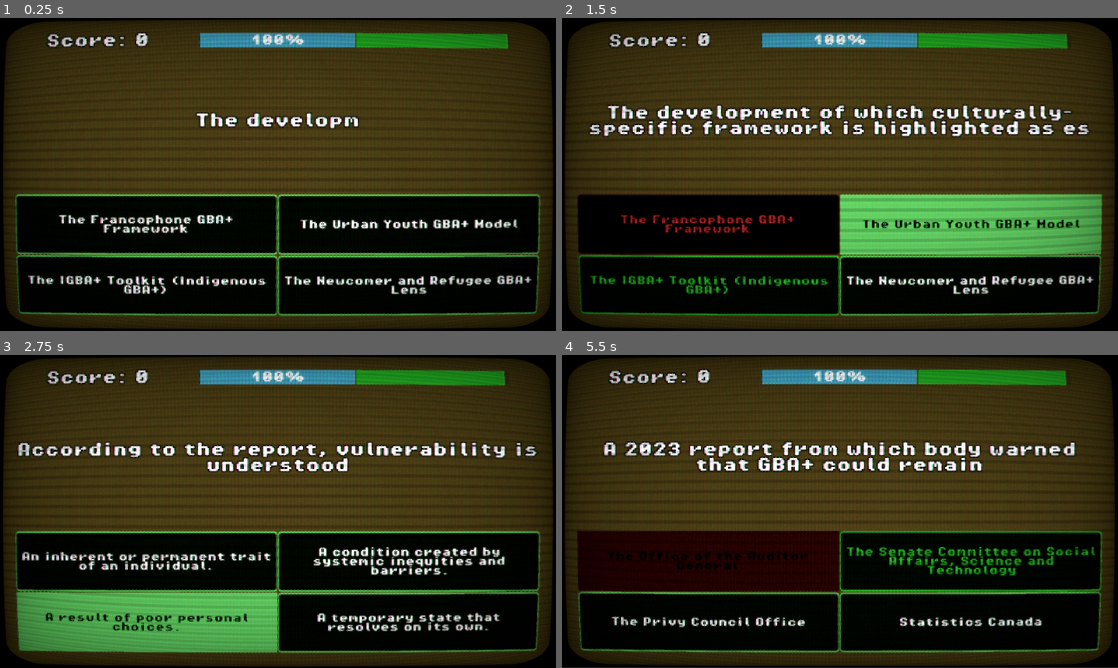
Above: before the commit, frames 1-4 (two rows, left to right).
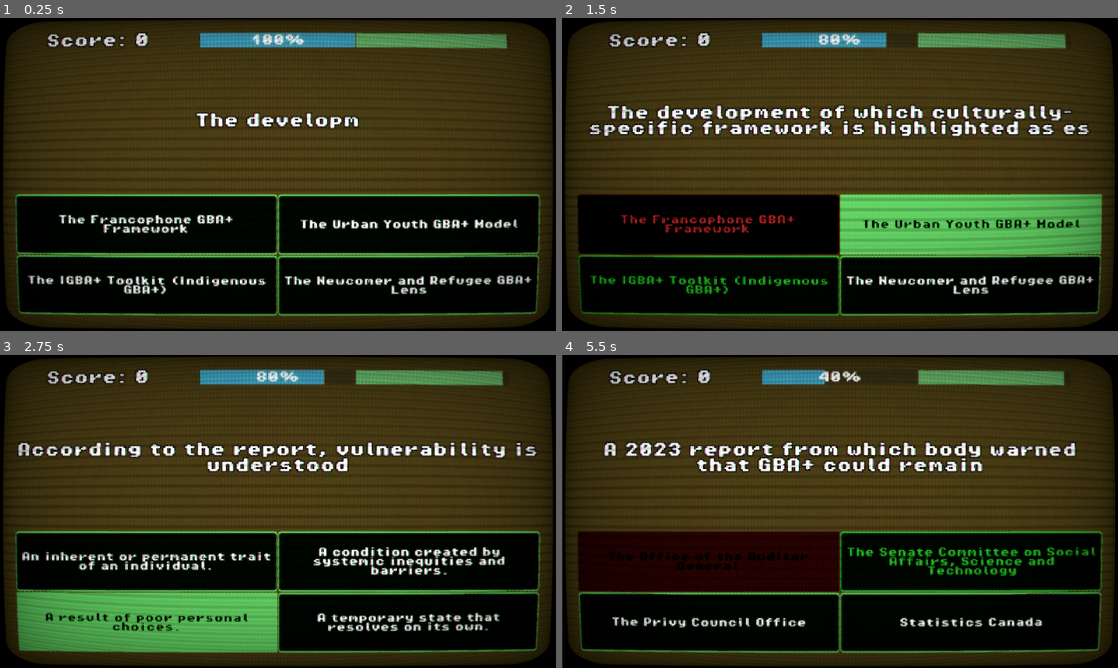
Above: after the commit, the same moments.

Repository: nzach123/multiplechoicequizgame_01a
Game: Godot game, scene res://scenes/quiz_scene.tscn
Two runs of this game, one before a commit and one after it. Both use one fixed random seed, a clock stepped at 60 frames per second and the inputs below. Sound files missing from this copy of the repository are replaced by a short silence.
Inputs:
- Up to frame 1 (0.25 s): no input
- Up to frame 2 (1.5 s): click "The Francophone GBA+ Framework" at 0.5 s; click "The Urban Youth GBA+ Model" at 1.25 s
- Up to frame 3 (2.75 s): click "The IGBA+ Toolkit (Indigenous…" at 2 s
- Up to frame 4 (5.5 s): click "An inherent or permanent trai…" at 2.75 s; click "A result of poor personal cho…" at 3.5 s; click "A temporary state that resolv…" at 4.25 s; click "The Office of the Auditor Gen…" at 5 s

The runs differ from the first frame. In frame 1, 1.2% of the frame differs, in the area x 64-92%, y 4-10%; in frame 2, 1.7%; in frame 3, 1.7%; in frame 4, 9.0%, in the area x 0-100%, y 0-100%.

Commit message:
Add audio feedback and CRT shader to AAR and quiz scenes
Introduced new audio loops and sound effects for result and click actions in the AAR screen, and added a CRT shader overlay for visual effect. Enhanced GameSession logic with round timer, improved audio feedback for correct and wrong answers, and updated UI feedback and integrity handling. Updated scene files to include new audio nodes, shader resources, and timer setup.

Diff:
--- a/scenes/AARScreen.tscn
+++ b/scenes/AARScreen.tscn
@@ -1,7 +1,34 @@
-[gd_scene load_steps=3 format=3 uid="uid://befnihtjxwy32"]
+[gd_scene load_steps=7 format=3 uid="uid://befnihtjxwy32"]
 
 [ext_resource type="Theme" uid="uid://dmi3jf6jonyoq" path="res://resources/themes/title_theme.tres" id="1_3dr1d"]
 [ext_resource type="Script" uid="uid://cenn0lxa0jbxw" path="res://scripts/AARScreen.gd" id="1_ytt3w"]
+[ext_resource type="Shader" uid="uid://catxjmc45pfvr" path="res://resources/shaders/crt_screen.gdshader" id="3_bddxc"]
+[ext_resource type="AudioStream" uid="uid://cwi8tg0tp5a6h" path="res://assets/audio/ClickSFX/click_003.ogg" id="4_mtiue"]
+[ext_resource type="AudioStream" uid="uid://btcgxsqgjs5sa" path="res://assets/audio/ClickSFX/scroll_004.ogg" id="5_0bl5x"]
+
+[sub_resource type="ShaderMaterial" id="ShaderMaterial_luru2"]
+shader = ExtResource("3_bddxc")
+shader_parameter/overlay = true
+shader_parameter/scanlines_opacity = 0.2
+shader_parameter/scanlines_width = 0.25
+shader_parameter/grille_opacity = 0.15
+shader_parameter/resolution = Vector2(640, 480)
+shader_parameter/pixelate = true
+shader_parameter/roll = true
+shader_parameter/roll_speed = 0.0
+shader_parameter/roll_size = 15.0
+shader_parameter/roll_variation = 1.8
+shader_parameter/distort_intensity = 0.0
+shader_parameter/noise_opacity = 0.0
+shader_parameter/noise_speed = 5.0
+shader_parameter/static_noise_intensity = 0.02
+shader_parameter/aberration = 0.00500005
+shader_parameter/brightness = 1.4
+shader_parameter/discolor = true
+shader_parameter/warp_amount = 0.11
+shader_parameter/clip_warp = false
+shader_parameter/vignette_intensity = 0.3
+shader_parameter/vignette_opacity = 0.5
 
 [node name="AarScreen" type="Control"]
 layout_mode = 3
@@ -60,12 +87,14 @@
 layout_mode = 2
 tooltip_text = "REDEPLOY"
 theme = ExtResource("1_3dr1d")
+theme_override_font_sizes/font_size = 64
 text = "REDEPLOY"
 
 [node name="MenuButton" type="Button" parent="VBoxContainer"]
 layout_mode = 2
 tooltip_text = "REDEPLOY"
 theme = ExtResource("1_3dr1d")
+theme_override_font_sizes/font_size = 64
 text = "RETURN TO HQ"
 
 [node name="MistakesHeaderLabel" type="Label" parent="VBoxContainer"]
@@ -80,3 +109,22 @@
 
 [node name="VBoxContainer" type="VBoxContainer" parent="VBoxContainer/ScrollContainer"]
 layout_mode = 2
+
+[node name="CRTScreen" type="ColorRect" parent="."]
+material = SubResource("ShaderMaterial_luru2")
+layout_mode = 1
+anchors_preset = 15
+anchor_right = 1.0
+anchor_bottom = 1.0
+grow_horizontal = 2
+grow_vertical = 2
+mouse_filter = 2
+
+[node name="AudioManager" type="Node" parent="."]
+
+[node name="SFX_Click" type="AudioStreamPlayer" parent="AudioManager"]
+stream = ExtResource("4_mtiue")
+
+[node name="SFX_Result" type="AudioStreamPlayer" parent="AudioManager"]
+stream = ExtResource("5_0bl5x")
+volume_db = -12.0
--- a/scenes/quiz_scene.tscn
+++ b/scenes/quiz_scene.tscn
@@ -7,6 +7,7 @@
 [ext_resource type="AudioStream" uid="uid://cwi8tg0tp5a6h" path="res://assets/audio/ClickSFX/click_003.ogg" id="5_ijcxg"]
 [ext_resource type="AudioStream" uid="uid://caspgfmtl7keh" path="res://assets/audio/ClickSFX/confirmation_002.ogg" id="6_jfjul"]
 [ext_resource type="AudioStream" uid="uid://c2unp3p60uc4n" path="res://assets/audio/ClickSFX/error_001.ogg" id="7_ijcxg"]
+[ext_resource type="AudioStream" uid="uid://c10rpwkshe82c" path="res://assets/audio/Beeps/mixkit-facility-alarm-sound-999.wav" id="7_jfjul"]
 
 [sub_resource type="Gradient" id="Gradient_ijcxg"]
 offsets = PackedFloat32Array(0.376471, 1)
@@ -224,4 +225,11 @@
 stream = ExtResource("6_jfjul")
 
 [node name="SFX_Alarm" type="AudioStreamPlayer" parent="AudioManager"]
+stream = ExtResource("7_jfjul")
+
+[node name="SFX_Wrong" type="AudioStreamPlayer" parent="AudioManager"]
 stream = ExtResource("7_ijcxg")
+
+[node name="RoundTimer" type="Timer" parent="."]
+wait_time = 60.0
+one_shot = true
--- a/scripts/AARScreen.gd
+++ b/scripts/AARScreen.gd
@@ -1,29 +1,54 @@
 extends Control
+@onready var sfx_click: AudioStreamPlayer = $AudioManager/SFX_Click
+@onready var sfx_result: AudioStreamPlayer = $AudioManager/SFX_Result
 
 @onready var score_label = $VBoxContainer/ScoreLabel
 @onready var rank_label = $VBoxContainer/RankLabel
 @onready var mistake_container = $VBoxContainer/ScrollContainer/VBoxContainer
 
+var sfx_success = preload("res://assets/audio/Loops/Retro Polka.ogg")
+var sfx_fail = preload("res://assets/audio/Loops/computerNoise_003.ogg")
+
 func _ready():
 	display_results()
-	$VBoxContainer/RetryButton.pressed.connect(_on_retry)
-	$VBoxContainer/MenuButton.pressed.connect(_on_menu)
+	$VBoxContainer/RetryButton.pressed.connect(func(): play_click(); _on_retry())
+	$VBoxContainer/MenuButton.pressed.connect(func(): play_click(); _on_menu())
 
 func display_results():
 	score_label.text = "FINAL SCORE: " + str(GameManager.current_score)
 
 	# Calculate Rank
 	var rank = "F"
+	var color = Color.WHITE # Default
 	var integrity = GameManager.current_integrity
 	var score = GameManager.current_score
 
-	if integrity <= 0: rank = "KIA (F)"
-	elif score >= 1000 and integrity == 100: rank = "INCIDENT COMMANDER (S)" # Adjust threshold
-	elif score >= 800: rank = "SECTION CHIEF (A)"
-	elif score >= 500: rank = "DEPUTY (B)"
-	else: rank = "INTERN (C)"
+	if integrity <= 0:
+		rank = "KIA (F)"
+		color = Color(0.9, 0, 0) # Bright Red
+	elif score >= 1000 and integrity == 100:
+		rank = "INCIDENT COMMANDER (S)"
+		color = Color(1, 0.84, 0) # Gold
+	elif score >= 800:
+		rank = "SECTION CHIEF (A)"
+		color = Color(0, 1, 0) # Green
+	elif score >= 500:
+		rank = "DEPUTY (B)"
+		color = Color(0.5, 0.5, 1) # Blue
+	else:
+		rank = "INTERN (C)"
+		color = Color(0.7, 0.7, 0.7) # Grey
 
 	rank_label.text = "PERFORMANCE RATING: " + rank
+	rank_label.modulate = color
+
+	# Play Audio based on outcome
+	if integrity <= 0:
+		sfx_result.stream = sfx_fail
+	else:
+		sfx_result.stream = sfx_success
+
+	sfx_result.play()
 
 	# Populate Mistake List
 	if GameManager.session_log.size() == 0:
@@ -45,3 +70,7 @@
 func _on_menu():
 	# For now, just restart. Later we will link to a Main Menu.
 	get_tree().change_scene_to_file("res://scenes/quiz_scene.tscn")
+
+func play_click():
+	sfx_click.play()
+	await sfx_click.finished
--- a/scripts/GameSession.gd
+++ b/scripts/GameSession.gd
@@ -1,70 +1,80 @@
 extends Control
 
-@onready var sfx_background_music: AudioStreamPlayer = $AudioManager/SFX_BackgroundMusic
-
-@onready var sfx_click: AudioStreamPlayer = $AudioManager/SFX_Click
-@onready var sfx_correct: AudioStreamPlayer = $AudioManager/SFX_Correct
-@onready var sfx_alarm: AudioStreamPlayer = $AudioManager/SFX_Alarm
-
-@onready var integrity_bar: ProgressBar = $VBoxContainer/MarginContainer3/HBoxContainer/IntegrityBar
-@onready var timer_bar: ProgressBar = $VBoxContainer/MarginContainer3/HBoxContainer/TimerBar
+# --- UI NODES ---
 @onready var question_label = $VBoxContainer/MarginContainer2/QuestionLabel
 @onready var score_label = $VBoxContainer/MarginContainer3/HBoxContainer/ScoreLabel
-@onready var timer_label = $VBoxContainer/MarginContainer3/HBoxContainer/TimerLabel
+@onready var timer_bar = $VBoxContainer/MarginContainer3/HBoxContainer/TimerBar
+@onready var integrity_bar = $VBoxContainer/MarginContainer3/HBoxContainer/IntegrityBar
+# NOTE: If you want to show the total round time remaining, add a Label or Bar for it.
+# For now, we rely on the internal timer.
+
+# --- TIMERS ---
+@onready var question_timer = $QuizTimer # Set to 15s in Inspector or Code
+@onready var round_timer = $RoundTimer   # Set to 60s in Inspector
+
 @onready var feedback_label = $FeedbackLabel
-@onready var quiz_timer = $QuizTimer
-
 @onready var buttons = [
-	$VBoxContainer/MarginContainer/AnswerGridContainer/Button,  # Maps to "A"
-	$VBoxContainer/MarginContainer/AnswerGridContainer/Button2, # Maps to "B"
-	$VBoxContainer/MarginContainer/AnswerGridContainer/Button3, # Maps to "C"
-	$VBoxContainer/MarginContainer/AnswerGridContainer/Button4  # Maps to "D"
+	$VBoxContainer/MarginContainer/AnswerGridContainer/Button,
+	$VBoxContainer/MarginContainer/AnswerGridContainer/Button2,
+	$VBoxContainer/MarginContainer/AnswerGridContainer/Button3,
+	$VBoxContainer/MarginContainer/AnswerGridContainer/Button4
 ]
+
+# --- AUDIO ---
+@onready var sfx_click = $AudioManager/SFX_Click
+@onready var sfx_correct = $AudioManager/SFX_Correct
+@onready var sfx_wrong = $AudioManager/SFX_Wrong
+@onready var sfx_alarm = $AudioManager/SFX_Alarm
+@onready var sfx_ambience = $AudioManager/SFX_BackgroundMusic
 
 var shake_strength: float = 0.0
 var shake_decay: float = 5.0
 var rng = RandomNumberGenerator.new()
 var camera: Camera2D
-
 var current_q_index: int = 0
 var inputs_locked: bool = false
-
 var index_to_letter = { 0: "A", 1: "B", 2: "C", 3: "D" }
 
 func _ready():
-
-	if not quiz_timer.timeout.is_connected(_on_timer_timeout):
-		quiz_timer.timeout.connect(_on_timer_timeout)
-
-	# Load Data (filename is "1110" based on your uploaded file)
-	if GameManager.load_course_data("1110"):
+	# Connect Timers
+	if not question_timer.timeout.is_connected(_on_question_timeout):
+		question_timer.timeout.connect(_on_question_timeout)
+
+	if not round_timer.timeout.is_connected(_on_round_timeout):
+		round_timer.timeout.connect(_on_round_timeout)
+
+	# Initialize UI
+	integrity_bar.value = 100
+	integrity_bar.max_value = 100
+
+	# Sync Question Timer visual max to the timer's wait time (15s)
+	question_timer.wait_time = 15.0
+	timer_bar.max_value = question_timer.wait_time
+
+	# Start Audio
+	if not sfx_ambience.playing:
+		sfx_ambience.play()
+
+	# Load Data and Start
+	if GameManager.load_course_data("1110"): # Ensure this matches your JSON filename
 		start_game()
-	else:
-		question_label.text = "CRITICAL ERROR: DATA NOT FOUND"
-
-	# Initialize a camera programmatically
+
+	# Camera Setup
 	camera = Camera2D.new()
 	camera.anchor_mode = Camera2D.ANCHOR_MODE_FIXED_TOP_LEFT
 	add_child(camera)
 
 func _process(delta):
-	if not quiz_timer.is_stopped():
-		timer_label.text = "Time: " + str(ceil(quiz_timer.time_left))
-
-	if not quiz_timer.is_stopped():
-		var time_left = quiz_timer.time_left
-		timer_bar.value = time_left
-
-		# Visual Panic: Change color as time runs out
-		var style_box = timer_bar.get_theme_stylebox("fill")
-		if time_left < 5.0:
-			style_box.bg_color = Color(1, 0, 0) # Red
-			if int(time_left * 10) % 2 == 0: # Flicker effect
-				style_box.bg_color = Color(0.5, 0, 0)
+	# 1. Animate Question Timer Bar
+	if not question_timer.is_stopped():
+		timer_bar.value = question_timer.time_left
+		# Turn red if time is low
+		if question_timer.time_left < 5:
+			timer_bar.modulate = Color(1, 0, 0)
 		else:
-			style_box.bg_color = Color(0, 1, 0) # Green
-
-	# Handle Shake
+			timer_bar.modulate = Color(1, 1, 1)
+
+	# 2. Handle Screen Shake
 	if shake_strength > 0:
 		shake_strength = lerp(shake_strength, 0.0, shake_decay * delta)
 		camera.offset = Vector2(
@@ -72,31 +82,51 @@
 			rng.randf_range(-shake_strength, shake_strength)
 		)
 
-# Add this helper function
 func apply_shake(intensity: float):
 	shake_strength = intensity
 
-
 func start_game():
-	play_sound(sfx_background_music)
 	GameManager.reset_stats()
 	update_score_ui()
+	update_integrity_ui() # Ensure bar starts full
+
 	current_q_index = 0
-
-	# Shuffle the question order so it's not the same every time
 	GameManager.questions_pool.shuffle()
-
 	connect_buttons()
+
+	# START THE ROUND TIMER (60s hard limit)
+	round_timer.start(60.0)
 	load_question(0)
+
+func load_question(index: int):
+	# Check if we ran out of questions
+	if index >= GameManager.questions_pool.size():
+		finish_game()
+		return
+
+	reset_button_visuals()
+	inputs_locked = false
+	feedback_label.text = ""
+	timer_bar.modulate = Color(1, 1, 1)
+
+	var q_data = GameManager.questions_pool[index]
+	animate_text(question_label, q_data["question"])
+
+	buttons[0].text = q_data["options"]["A"]
+	buttons[1].text = q_data["options"]["B"]
+	buttons[2].text = q_data["options"]["C"]
+	buttons[3].text = q_data["options"]["D"]
+
+	for btn in buttons: btn.show()
+
+	# Restart Question Timer (15s)
+	question_timer.start(15.0)
 
 func animate_text(label: Label, text_content: String):
 	label.text = text_content
 	label.visible_ratio = 0.0
-
 	var tween = create_tween()
-	# Calculate duration based on text length (e.g., 0.02 seconds per character)
-	var duration = text_content.length() * 0.02
-	tween.tween_property(label, "visible_ratio", 1.0, duration)
+	tween.tween_property(label, "visible_ratio", 1.0, text_content.length() * 0.02)
 
 func connect_buttons():
 	for i in range(buttons.size()):
@@ -104,107 +134,129 @@
 			buttons[i].pressed.disconnect(_on_button_pressed)
 		buttons[i].pressed.connect(_on_button_pressed.bind(i))
 
-func load_question(index: int):
-	if index >= GameManager.questions_pool.size():
-		finish_game()
-		return
-
-	reset_button_visuals()
-	inputs_locked = false
-	feedback_label.text = ""
-
-	var q_data = GameManager.questions_pool[index]
-
-	# 1. Set Question Text (using your key: "question")
-	animate_text(question_label, q_data["question"])
-
-	# 2. Set Option Text (using your key: "options" -> "A", "B"...)
-	# We force the mapping: Button 0 gets "A", Button 1 gets "B"
-	buttons[0].text = q_data["options"]["A"]
-	buttons[1].text = q_data["options"]["B"]
-	buttons[2].text = q_data["options"]["C"]
-	buttons[3].text = q_data["options"]["D"]
-
-	for btn in buttons:
-		btn.show()
-
-	quiz_timer.start()
-
 func _on_button_pressed(selected_idx: int):
 	if inputs_locked: return
-	play_sound(sfx_click)
+
+	play_sound(sfx_click, true)
+
 	inputs_locked = true
-	quiz_timer.stop()
-	# Convert the button index (0) to the letter ("A")
+	question_timer.stop() # Stop the 15s timer, but Round Timer keeps ticking
+
 	var selected_letter = index_to_letter[selected_idx]
-	var correct_letter = GameManager.questions_pool[current_q_index]["answer"]
-
-	# We need the index of the correct answer to highlight it Green
+	var q_data = GameManager.questions_pool[current_q_index]
+	var correct_letter = q_data["answer"]
+
 	var correct_idx = -1
-	if correct_letter == "A": correct_idx = 0
-	elif correct_letter == "B": correct_idx = 1
-	elif correct_letter == "C": correct_idx = 2
-	elif correct_letter == "D": correct_idx = 3
-
+	match correct_letter:
+		"A": correct_idx = 0
+		"B": correct_idx = 1
+		"C": correct_idx = 2
+		"D": correct_idx = 3
 
 	if selected_letter == correct_letter:
 		handle_correct(selected_idx)
 	else:
-		# Pass the question data so we can log it
-		var q_data = GameManager.questions_pool[current_q_index]
 		handle_wrong(selected_idx, correct_idx, q_data, selected_letter)
 
-	await get_tree().create_timer(1.5).timeout
-	current_q_index += 1
-	load_question(current_q_index)
-
-func _on_timer_timeout():
+	# If game isn't over, wait and load next
+	if GameManager.current_integrity > 0:
+		await get_tree().create_timer(1.5).timeout
+		# Double check integrity didn't drop while waiting (edge case) and timer didn't run out
+		if not round_timer.is_stopped():
+			current_q_index += 1
+			load_question(current_q_index)
+
+# --- EVENT HANDLERS ---
+
+func _on_question_timeout():
 	if inputs_locked: return
 	inputs_locked = true
 
-	# Find the correct index to show them what they missed
-	var correct_letter = GameManager.questions_pool[current_q_index]["answer"]
+	play_sound(sfx_alarm)
+
+	var q_data = GameManager.questions_pool[current_q_index]
+	var correct_letter = q_data["answer"]
 	var correct_idx = 0
-	if correct_letter == "B": correct_idx = 1
-	elif correct_letter == "C": correct_idx = 2
-	elif correct_letter == "D": correct_idx = 3
-
-	var q_data = GameManager.questions_pool[current_q_index]
-	# Pass "TIMEOUT" as the selected letter
+	match correct_letter:
+		"B": correct_idx = 1
+		"C": correct_idx = 2
+		"D": correct_idx = 3
+
+	# Handle timeout as a wrong answer
 	handle_wrong(-1, correct_idx, q_data, "TIMEOUT")
 
-	await get_tree().create_timer(1.5).timeout
-	current_q_index += 1
-	load_question(current_q_index)
+	# Check if we survived the hit
+	if GameManager.current_integrity > 0:
+		await get_tree().create_timer(1.5).timeout
+		if not round_timer.is_stopped():
+			current_q_index += 1
+			load_question(current_q_index)
+
+func _on_round_timeout():
+	# 60 Seconds are up - Immediate Game Over
+	finish_game()
+
+# --- LOGIC HANDLERS ---
 
 func handle_correct(idx):
+	play_sound(sfx_correct)
 	feedback_label.text = "STATUS: OPTIMAL"
 	feedback_label.modulate = Color.GREEN
+	apply_shake(5.0)
+
 	GameManager.current_score += 100
-	play_sound(sfx_correct)
-	apply_shake(5.0)
 	update_score_ui()
 	buttons[idx].modulate = Color.GREEN
 
-func handle_wrong(selected_idx, correct_idx, q_data, user_choice_letter):
-	play_sound(sfx_alarm)
-	feedback_label.text = "STATUS: FAILURE"
+func handle_wrong(selected_idx, correct_idx, q_data, user_choice):
+	play_sound(sfx_wrong)
+	feedback_label.text = "STATUS: FAILURE - INTEGRITY LOSS"
 	feedback_label.modulate = Color.RED
-
-	GameManager.log_mistake(
-		q_data["question"],
-		user_choice_letter,
-		q_data["options"][q_data["answer"]]
-	)
-
 	apply_shake(20.0)
+
+	# 1. Log the mistake
+	GameManager.log_mistake(q_data["question"], user_choice, q_data["options"][q_data["answer"]])
+
+	# 2. Decrease Integrity
 	GameManager.current_integrity -= 20
-	#update_integrity_ui()
-
+	update_integrity_ui()
+
+	# 3. Visual Feedback
 	if selected_idx != -1:
 		buttons[selected_idx].modulate = Color.RED
 	buttons[correct_idx].modulate = Color.GREEN
 
+	# 4. Check for Game Over triggered by Integrity
+	if GameManager.current_integrity <= 0:
+		finish_game()
+
+func update_score_ui():
+	score_label.text = "Score: " + str(GameManager.current_score)
+
+func update_integrity_ui():
+	var tween = create_tween()
+	tween.tween_property(integrity_bar, "value", GameManager.current_integrity, 0.4).set_trans(Tween.TRANS_BOUNCE).set_ease(Tween.EASE_OUT)
+
+func finish_game():
+	# Stop everything
+	question_timer.stop()
+	round_timer.stop()
+	sfx_ambience.stop()
+	inputs_locked = true
+
+	question_label.text = "SIMULATION ENDED"
+
+	# Determine reason for end
+	if GameManager.current_integrity <= 0:
+		feedback_label.text = "CRITICAL FAILURE: SYSTEM DESTROYED"
+	else:
+		feedback_label.text = "TIME LIMIT REACHED"
+
+	# Wait briefly then switch
+	await get_tree().create_timer(1.0).timeout
+	get_tree().change_scene_to_file("res://scenes/AARScreen.tscn")
+
+# --- HELPERS ---
 func play_sound(player: AudioStreamPlayer, randomize_pitch: bool = false):
 	if randomize_pitch:
 		player.pitch_scale = rng.randf_range(0.9, 1.1)
@@ -215,13 +267,4 @@
 func reset_button_visuals():
 	for btn in buttons:
 		btn.modulate = Color.WHITE
-
-func update_score_ui():
-	score_label.text = "Score: " + str(GameManager.current_score)
-
-func finish_game():
-	quiz_timer.stop()
-	sfx_background_music.stop()
-	# Wait a brief moment for the player to realize it's over
-	await get_tree().create_timer(1.0).timeout
-	get_tree().change_scene_to_file("res://scenes/GameOver.tscn")
+		btn.show()
Not shown, added: assets/audio/Loops/Retro Polka.ogg.import
Not shown, added: assets/audio/Loops/computerNoise_003.ogg.import
Not shown: 1 places in scenes/quiz_scene.tscn that only renumber resources
Not shown, added: assets/audio/Loops/Retro Polka.ogg
Not shown, added: assets/audio/Loops/computerNoise_003.ogg
